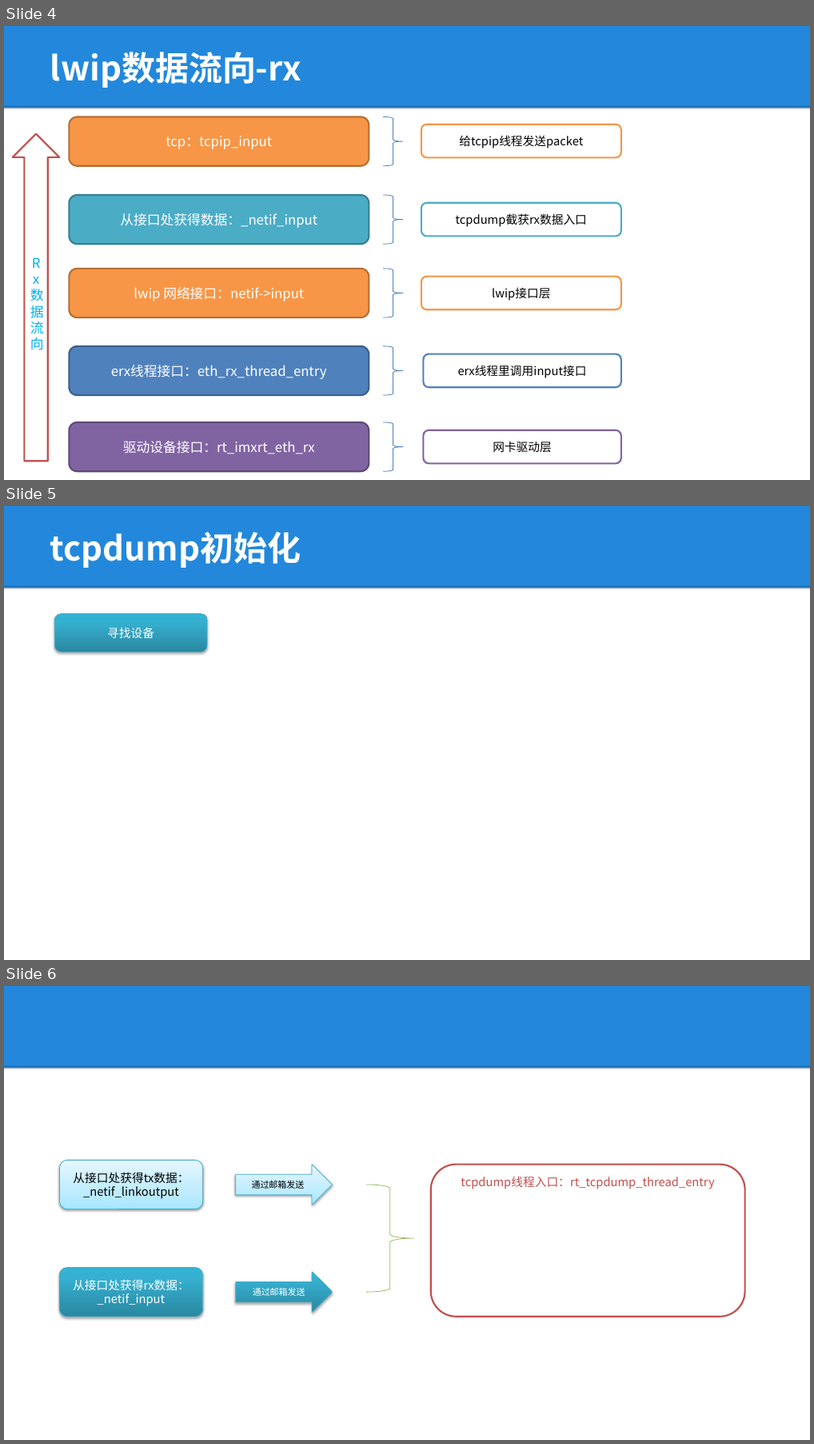
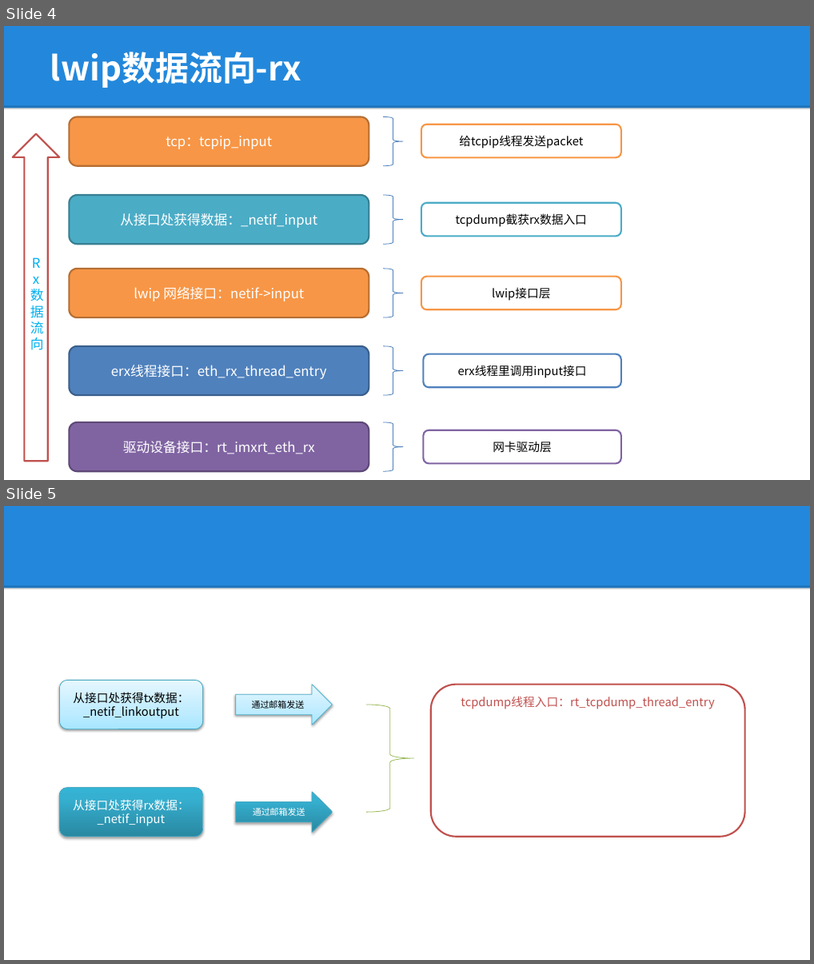
Before and after one commit to lepustse/tcpdump, a slide deck: tcpdump.pptx. Shown one above the other, each under a label of ours: slides 4, 5 and 6 before the commit, slides 4 and 5 after it. The pictures are 814x1444 and 814x964 pixels, drawn with LibreOffice and Linux fonts; fonts in the diff are those of the drawing; background and template pictures are left out. Boxes give left, top, right and bottom in pixels: in the first picture for what was removed or moved away, otherwise in the second. Text is boxed around its words. In the diff, an @@ line names an element or a change of style, - is before the commit and + after.

```diff
--- a/tcpdump.pptx
+++ b/tcpdump.pptx
@@ slide 5 removed at <box>4,506,810,960</box>, background #FFFFFF; not listed: 2 template elements that a slide beside it also shows @@
@@ title removed at <box>50,532,301,568</box> @@
-tcpdump初始化
@@ rounded rectangle removed at <box>55,614,207,652</box> @@
-寻找设备
@@ what was slide 6 is now slide 5 @@
```
Also in this commit, not shown: 1 slide changed, 1 other slide removed.
